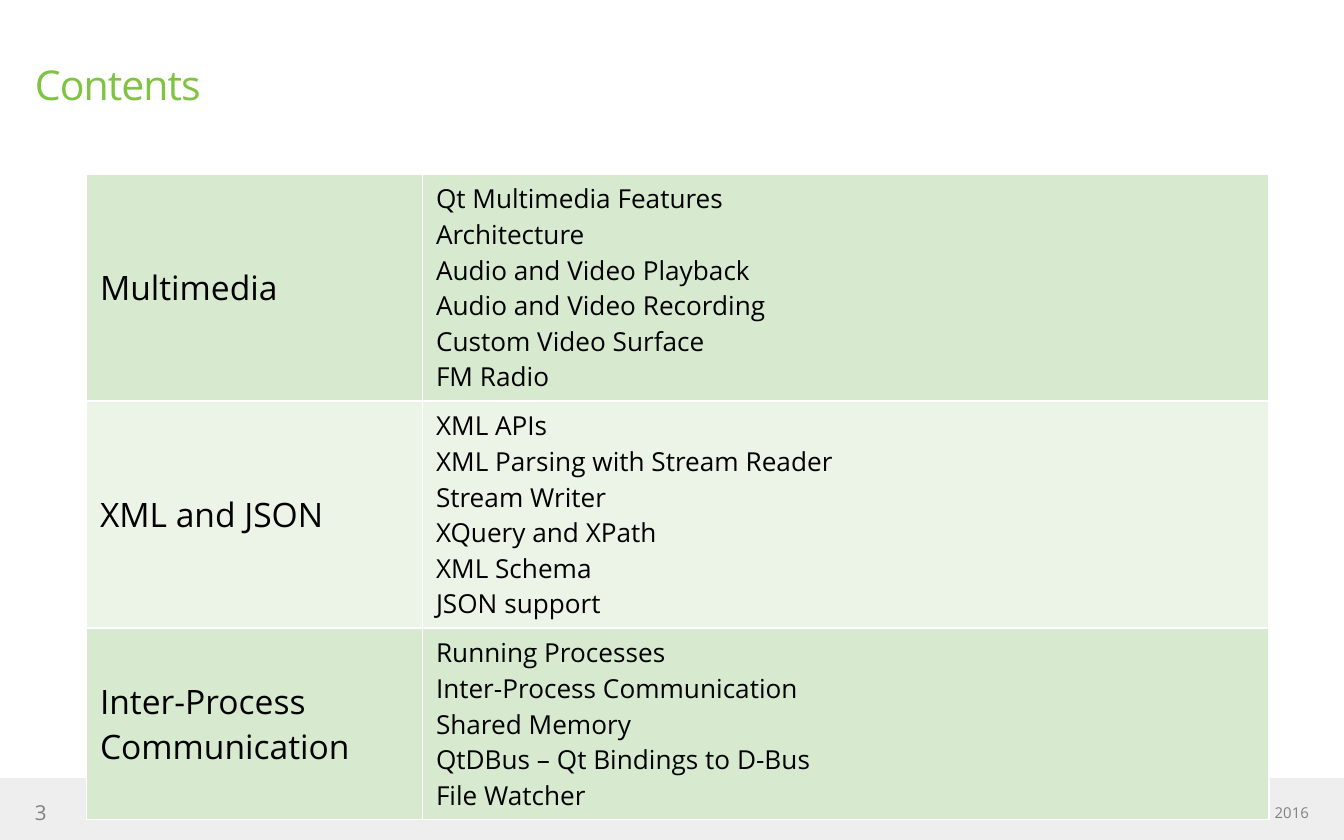
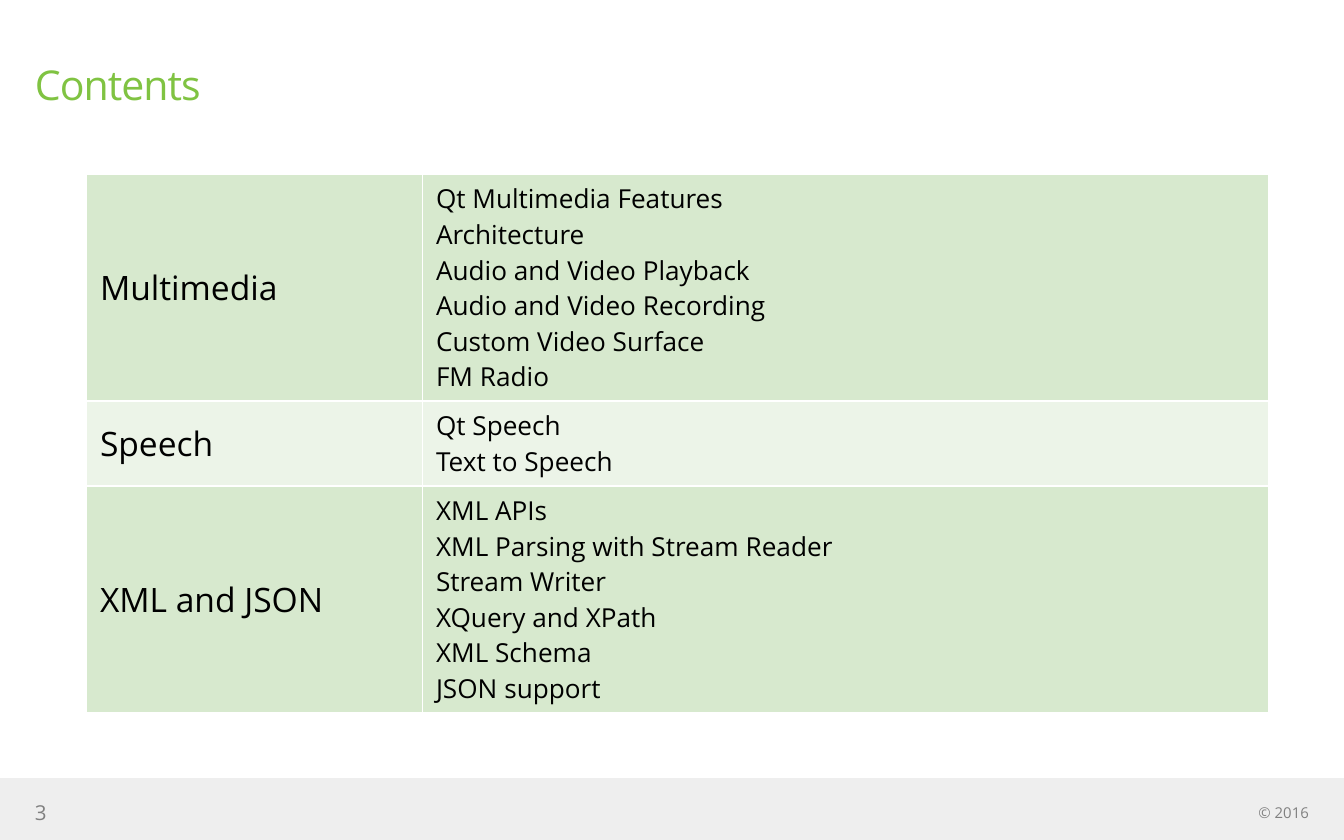
Before and after one commit to jigneshBadrakhiya/training-material, a slide deck: slide 3 of engine/docs/engine edition slideware.pptx. Drawn at 1344x840 pixels with LibreOffice and Linux fonts; fonts in the diff are those of the drawing. Boxes give left, top, right and bottom in pixels: in the first picture for what was removed or moved away, otherwise in the second. Text is boxed around its words. In the diff, an @@ line names an element or a change of style, - is before the commit and + after.

Commit message:
Qt Speech and SCXML added

```diff
--- a/engine/docs/engine edition slideware.pptx
+++ b/engine/docs/engine edition slideware.pptx
@@ table at [86, 175, 1269, 709] @@
+row 2: Speech | Qt Speech / Text to Speech
-row 3: Inter-Process Communication | Running Processes / Inter-Process Communication / Shared Memory / QtDBus – Qt Bindings to D-Bus / File Watcher
```
Also in this commit, not shown: 11 other slides changed, 26 slides added.
